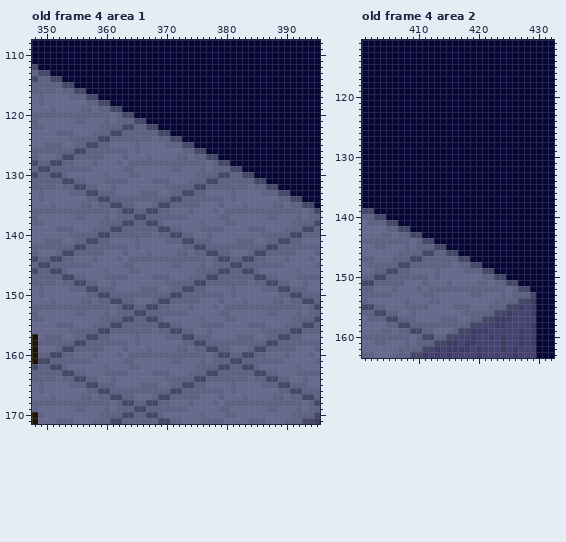
Pixel-art file -- sprites/ase-test.aseprite. Above, as it was before the edit.
640x640 pixels, 4 frames. Colours within 5 levels of each other are drawn and written as one. Shown: old frame 4 area 1: x 348..395, y 108..171; old frame 4 area 2: x 401..432, y 111..163. The commit also changed other frames or places, which this record leaves out.
After:
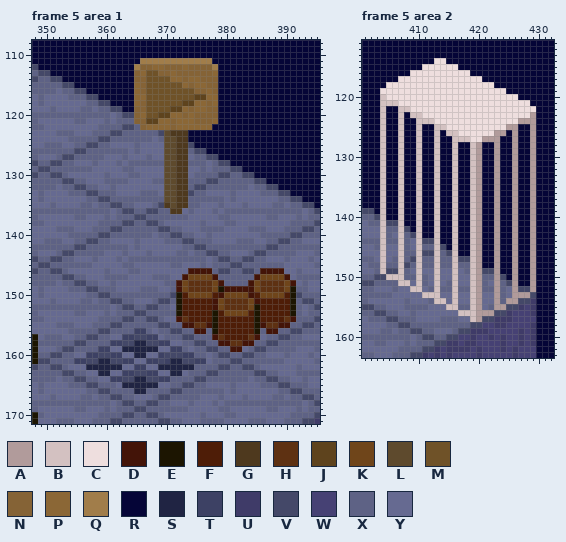
Palette (. is transparent): A #b19b9b  B #d3c1c1  C #eedede  D #431408  E #1c1501  F #4e1d07  G #4e391e  H #5e3112  J #5e431d  K #6f451a  L #5e4a2d  M #6f5228  N #856336  P #8b6736  Q #a17d4a  R #050537  S #202443  T #3d4164  U #3f3b68  V #444868  W #464174  X #5e6285  Y #666a91
A new or re-ordered frame is compared with the old frame closest to it.
Changes in this commit:
frames 4 -> 8
layer "Layer 3" added
Changed rows in their new state; - is an unchanged pixel.
Frame 5 area 1 is new; against old frame 4, layers "Layer 3", "door", "Layer 2":
first column x 365:
111 -QQQQQQQQQQQQ-
112 QNNPPNNNPNNNNQ
113 NPMMNNPNNNNNNP
114 NNMMMMPPNPPNNN
115 PNMMMMMMPNPPNN
116 PNMMMMMMMMNNPN
117 PPMMMMMMMMJJPP
118 PNMMMMMMJJPPNP
119 NNMMMMJJPNPPNN
120 NPMMJJPPNPNNNN
121 NNJJPPNPPPNNNP
122 -NPPPPNPPPPPP-
123 -----LGGG-----
124 -----LLGG-----
125 -----LLGG-----
126 -----LLGG-----
127 -----LLGG-----
128 -----LLGG-----
129 -----LLGG-----
130 -----LLGG-----
131 -----LLGG-----
132 -----LLGG-----
133 -----LLGG-----
134 -----LLGG-----
135 -----GLGG-----
136 ------GG------
first column x 355:
146 -------------------DDDD--------DDDD--
147 ------------------DKKKKD------DKKKKD-
148 -----------------DKHHHHKD----DKHHHHKD
149 -----------------DKHHHHKEDDDDDKHHHHKE
150 -----------------EFKKKKFDKKKKDFKKKKFE
151 -----------------EFFFFFDKHHHHKDFFFFFE
152 -----------------EFFFFFDKHHHHKEFFFFFE
153 -----------------EFFFFFEFKKKKFEFFFFFE
154 -----------------DHFFFFEFFFFFFEFFFFHD
155 ------------------DDHHDEFFFFFFEDHHDD-
156 ----------TT--------DD-EFFFFFFE-DD---
157 --------TTVVTT---------DHFFFFHD------
158 ------TTVVSSVVTT--------DDHHDD-------
159 ----TT--SSSSSS--TT--------DD---------
160 --TTVVTT-YSSYYTVVVTT-----------------
161 TTVVSSVVTT--TTVTSSVVTT---------------
162 --SSSSSS-YTT--SSSSSS-----------------
163 ----SSYYTTVVTTYYSS-------------------
164 ------TTVVSSVVTT---------------------
165 --------SSSSSS-----------------------
166 ----------SS-------------------------
Frame 5 area 2 is new; against old frame 4, layer "Layer 3":
first column x 404:
114 ---------CC---------------
115 -------CCCCCC-------------
116 -----CCCCCCCCCC-----------
117 ---CCCCCCCCCCCCCC---------
118 -CCCCCCCCCCCCCCCCCC-------
119 CCCCCCCCCCCCCCCCCCCCC-----
120 BCCCCCCCCCCCCCCCCCCCCCC---
121 BBBCCCCCCCCCCCCCCCCCCCCCC-
122 B--BBCCCCCCCCCCCCCCCCCCCCC
123 B--B-BBCCCCCCCCCCCCCCCCCCA
124 B--B--BBBCCCCCCCCCCCCCCAAA
125 B--B--B--BBCCCCCCCCCCAA--A
126 B--B--B--B-BBCCCCCCAA-A--A
127 B--B--B--B--BBBCCAAA--A--A
128 B--B--B--B--B--BA--A--A--A
129 B--B--B--B--B--BA--A--A--A
130 B--B--B--B--B--BA--A--A--A
131 B--B--B--B--B--BA--A--A--A
132 B--B--B--B--B--BA--A--A--A
133 B--B--B--B--B--BA--A--A--A
134 B--B--B--B--B--BA--A--A--A
135 B--B--B--B--B--BA--A--A--A
136 B--B--B--B--B--BA--A--A--A
137 B--B--B--B--B--BA--A--A--A
138 B--B--B--B--B--BA--A--A--A
139 B--B--B--B--B--BA--A--A--A
140 B--B--B--B--B--BA--A--A--A
141 B--B--B--B--B--BA--A--A--A
142 B--B--B--B--B--BA--A--A--A
143 B--B--B--B--B--BA--A--A--A
144 B--B--B--B--B--BA--A--A--A
145 B--B--B--B--B--BA--A--A--A
146 B--B--B--B--B--BA--A--A--A
147 B--B--B--B--B--BA--A--A--A
148 B--B--B--B--B--BA--A--A--A
149 B--B--B--B--B--BA--A--A--A
150 -BBB--B--B--B--BA--A--A--A
151 ---BB-B--B--B--BA--A--A--A
152 -----BB--B--B--BA--A--A--A
153 -------BBB--B--BA--A--AAA-
154 ---------BB-B--BA--A-AA---
155 -----------BB--BA--AA-----
156 -------------BBBAAA-------
157 ---------------BA---------
Pixel boxes of the changes (left, top, right, bottom) in both pictures:
changed: (134, 58, 218, 214)
changed: (74, 268, 296, 394)
changed: (380, 58, 536, 322)
